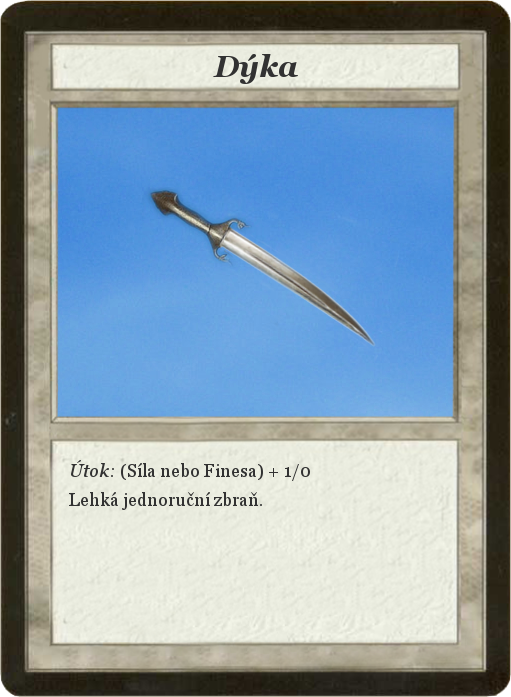
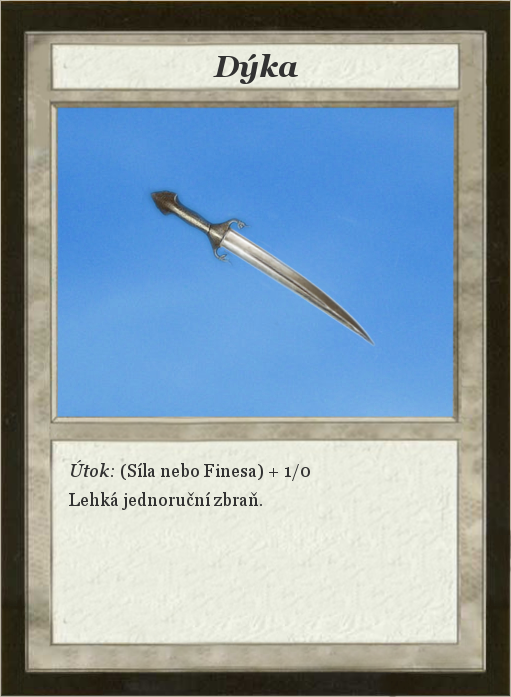
Before/after of a 511 x 697 layered artwork. What changed in the layer stack:
painted on "Card" over [0, 0, 511, 697]
